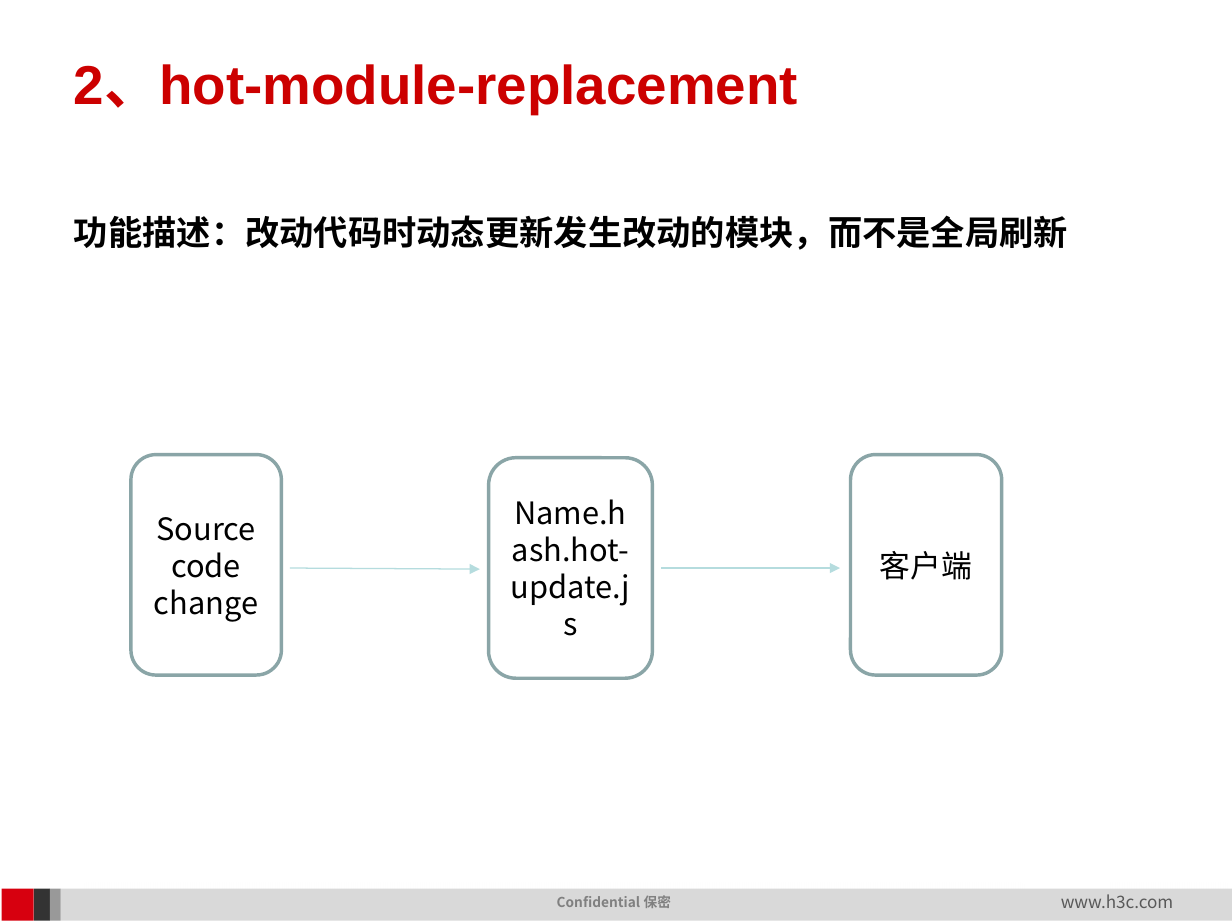
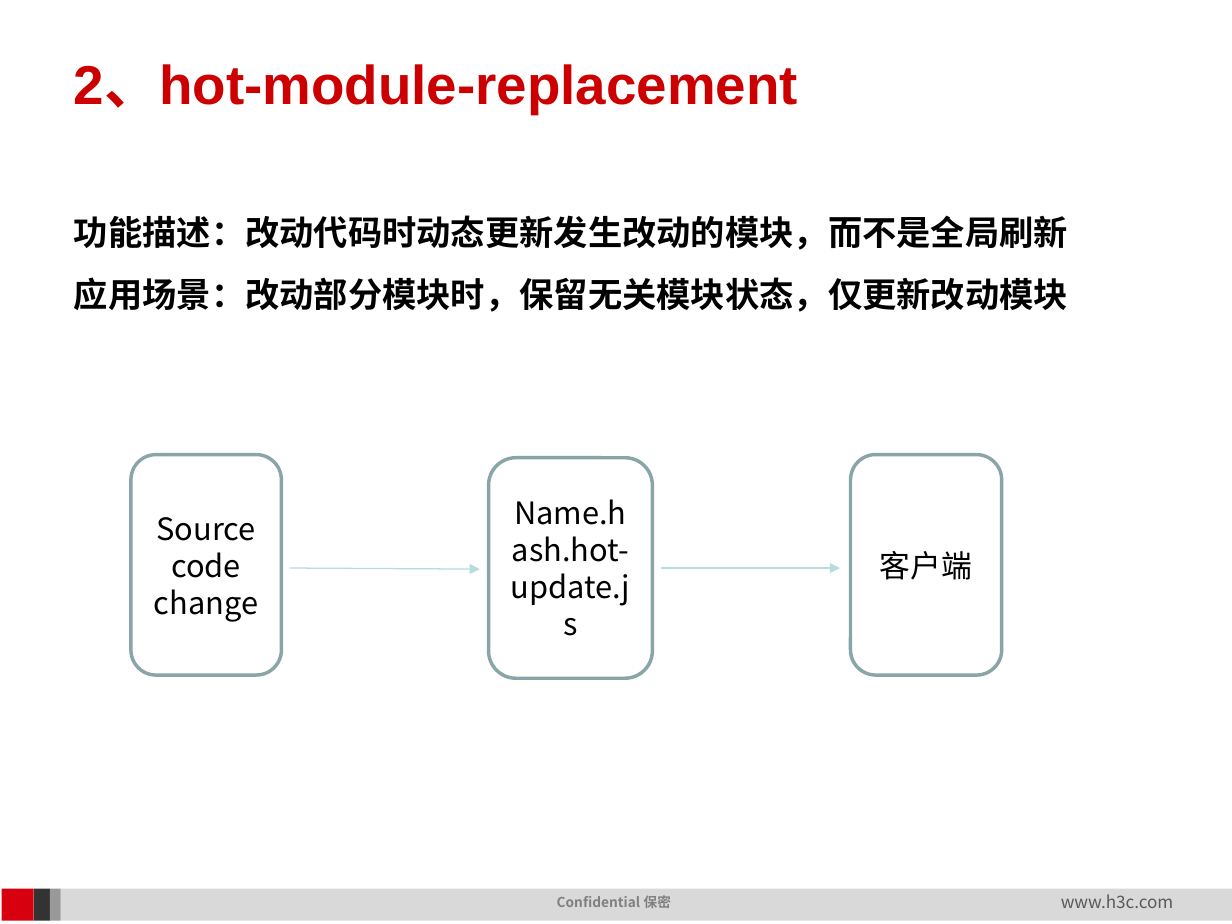
Before and after one commit to leez-bot/FE-Study, a slide deck: slide 16 of notes/webpack/webpack高级配置.pptx. Drawn at 1232x924 pixels with LibreOffice and Linux fonts; fonts in the diff are those of the drawing; background and template pictures are left out. Boxes give left, top, right and bottom in pixels: in the first picture for what was removed or moved away, otherwise in the second. Text is boxed around its words. In the diff, an @@ line names an element or a change of style, - is before the commit and + after.

Commit message:
添加部分内容

```diff
--- a/notes/webpack/webpack高级配置.pptx
+++ b/notes/webpack/webpack高级配置.pptx
@@ text at (74,277,1068,312): paragraph added @@
+应用场景：改动部分模块时，保留无关模块状态，仅更新改动模块
```
Also in this commit, not shown: 10 other slides changed, 2 slides added, 11 other files.
